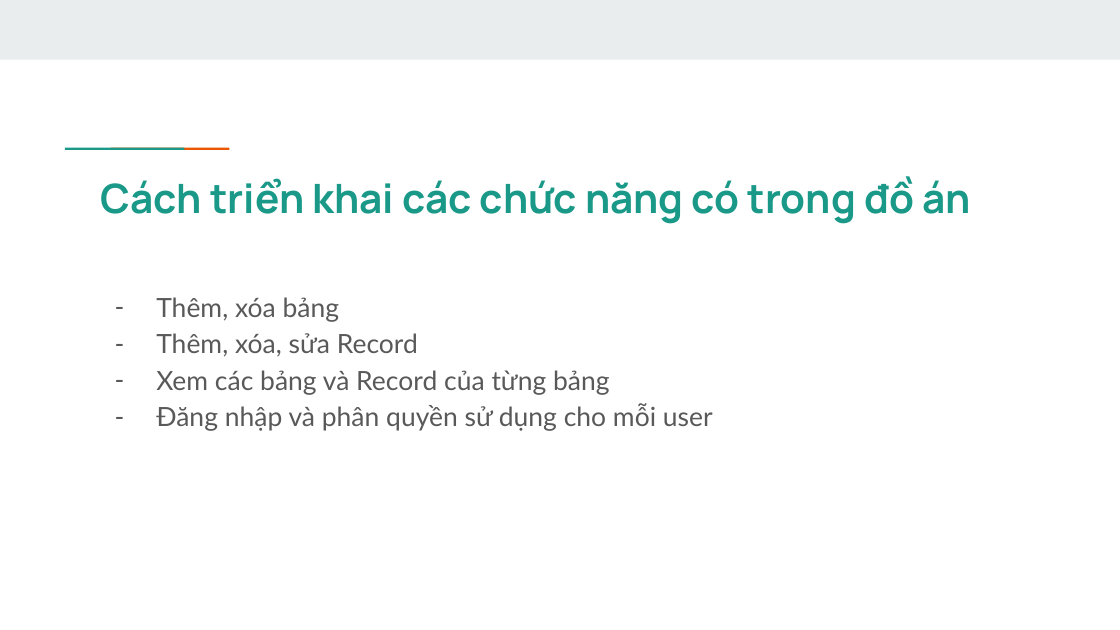
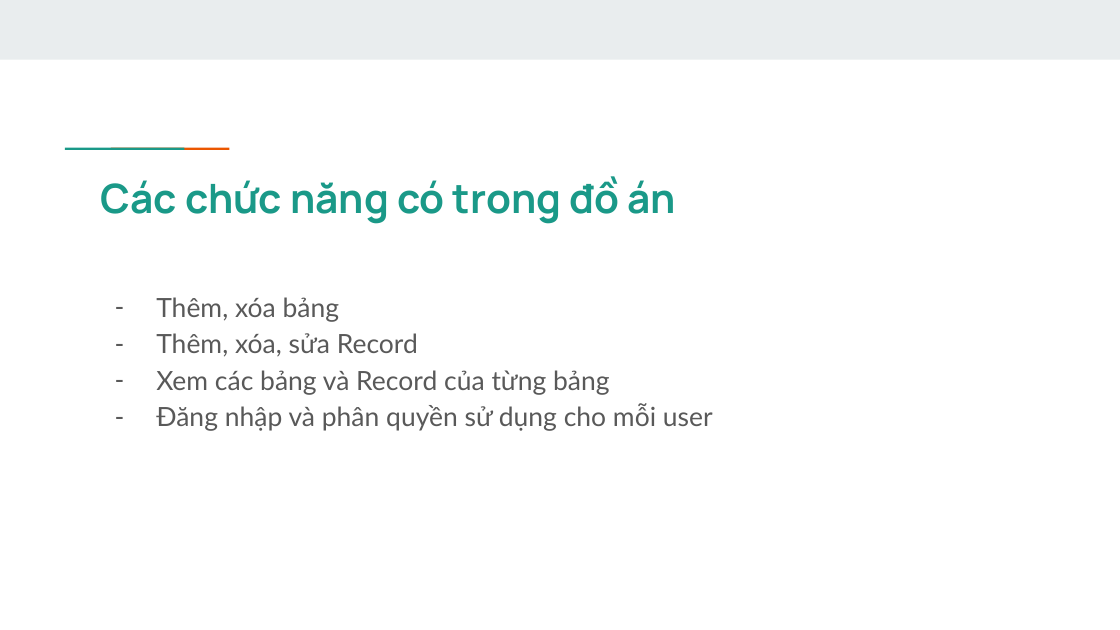
Before and after one commit to votranbaonguyen/DTDM_Detai11, a slide deck: slide 5 of Slides-Report-Nhom46-Detai11.pptx. Drawn at 1120x630 pixels with LibreOffice and Linux fonts; fonts in the diff are those of the drawing. Boxes give left, top, right and bottom in pixels: in the first picture for what was removed or moved away, otherwise in the second. Text is boxed around its words. In the diff, an @@ line names an element or a change of style, - is before the commit and + after.

```diff
--- a/Slides-Report-Nhom46-Detai11.pptx
+++ b/Slides-Report-Nhom46-Detai11.pptx
@@ title at [101, 176, 676, 224]: text changed @@
-Cách triển khai các chức năng có trong đồ án
+Các chức năng có trong đồ án
```
Also in this commit, not shown: 4 other slides changed, 1 slide added.
